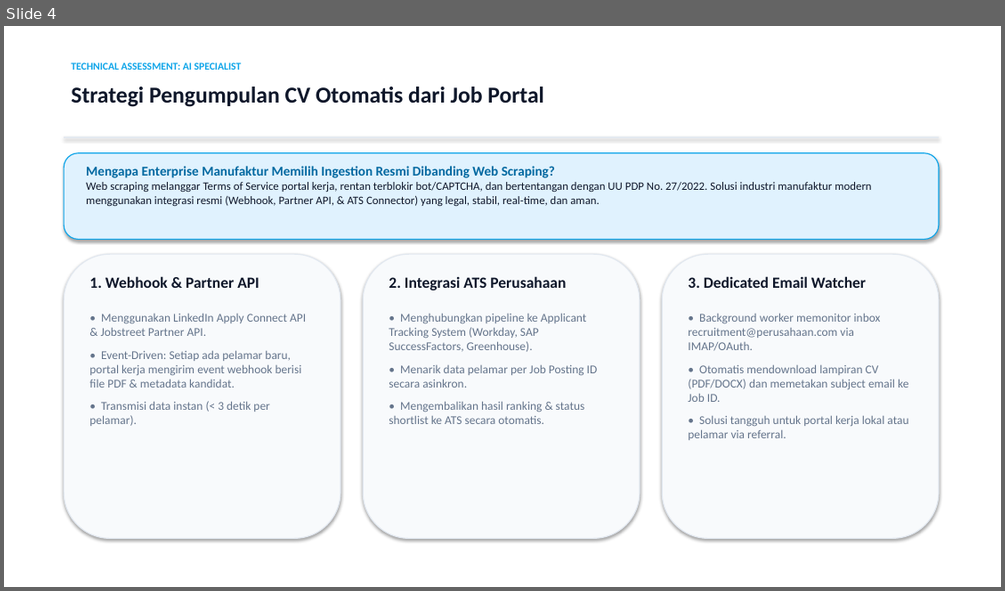
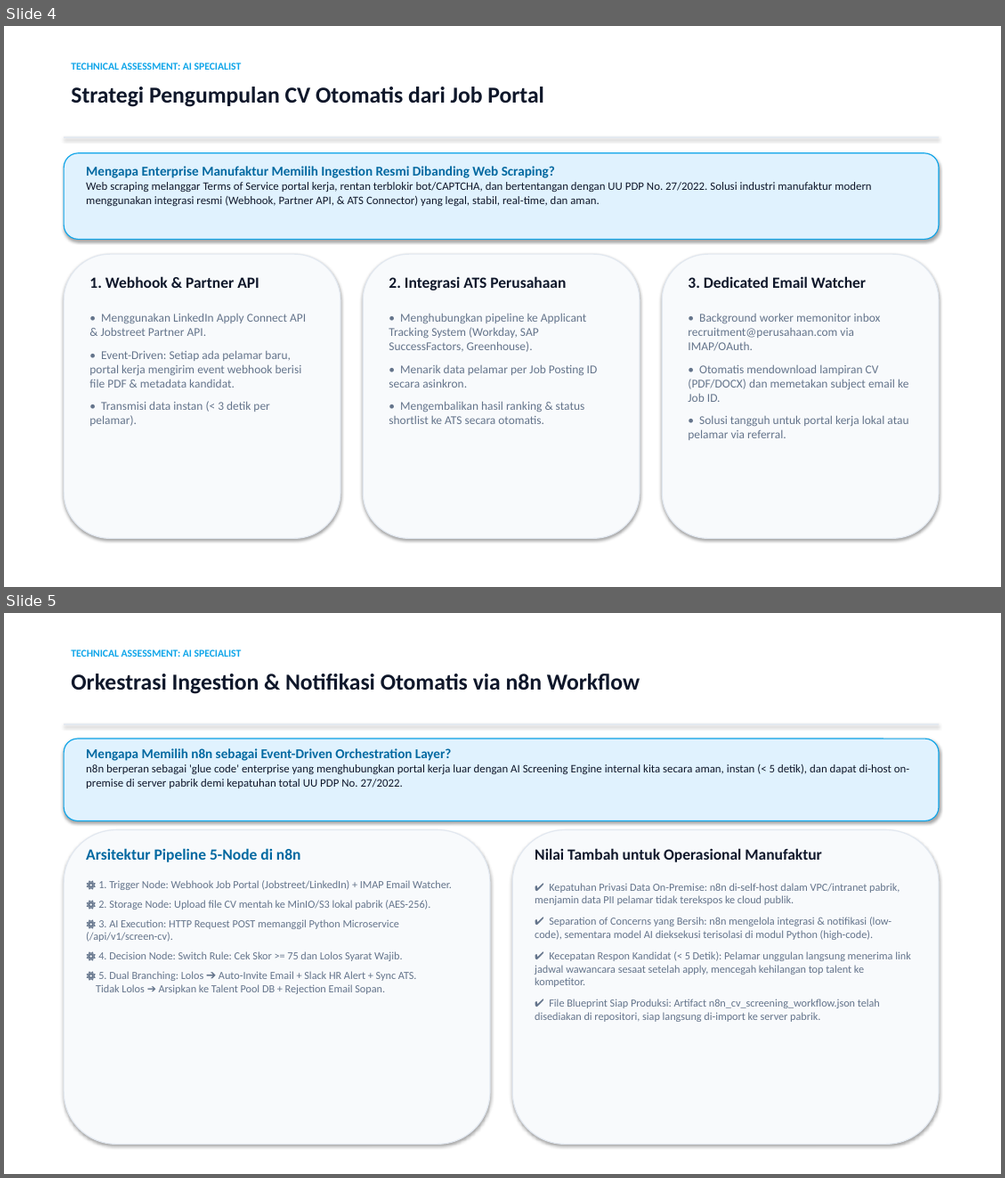
Before and after one commit to abimanyusetiadjie/ai-cv-screening-specialist, a slide deck: Presentasi_AI_CV_Screening_Specialist.pptx. Shown one above the other, each under a label of ours: slide 4 before the commit, slides 4 and 5 after it. The pictures are 1005x591 and 1005x1178 pixels, drawn with LibreOffice and Linux fonts; fonts in the diff are those of the drawing. Boxes give left, top, right and bottom in pixels: in the first picture for what was removed or moved away, otherwise in the second. Text is boxed around its words. In the diff, an @@ line names an element or a change of style, - is before the commit and + after.

```diff
--- a/Presentasi_AI_CV_Screening_Specialist.pptx
+++ b/Presentasi_AI_CV_Screening_Specialist.pptx
@@ slide 5 added at (4,613,1001,1174), background #FFFFFF @@
@@ rectangle added at (4,613,1001,1174), fill #FFFFFF @@
@@ text added at (71,649,242,657), 10 pt, text #0EA5E9, bold @@
+TECHNICAL ASSESSMENT: AI SPECIALIST
@@ text added at (71,674,639,694), 22 pt, text #0F172A, bold @@
+Orkestrasi Ingestion & Notifikasi Otomatis via n8n Workflow
@@ rectangle added at (64,723,938,725), fill #E2E8F0 @@
@@ rounded rectangle added at (64,738,938,821), fill #E0F2FE, outline #0EA5E9 1 pt @@
@@ text added at (86,748,909,788), 11 pt, text #0F172A @@
+Mengapa Memilih n8n sebagai Event-Driven Orchestration Layer?
+n8n berperan sebagai 'glue code' enterprise yang menghubungkan portal kerja luar dengan AI Screening Engine internal kita secara aman, instan (< 5 detik), dan dapat di-host on-premise di server pabrik demi kepatuhan total UU PDP No. 27/2022.
@@ rounded rectangle added at (64,830,490,1144), fill #F8FAFC, outline #E2E8F0 1 pt @@
@@ text added at (86,848,452,994), 10.5 pt, text #64748B @@
+Arsitektur Pipeline 5-Node di n8n
+⚙ 1. Trigger Node: Webhook Job Portal (Jobstreet/LinkedIn) + IMAP Email Watcher.
+⚙ 2. Storage Node: Upload file CV mentah ke MinIO/S3 lokal pabrik (AES-256).
+⚙ 3. AI Execution: HTTP Request POST memanggil Python Microservice (/api/v1/screen-cv).
+⚙ 4. Decision Node: Switch Rule: Cek Skor >= 75 dan Lolos Syarat Wajib.
+⚙ 5. Dual Branching: Lolos ➔ Auto-Invite Email + Slack HR Alert + Sync ATS.
+Tidak Lolos ➔ Arsipkan ke Talent Pool DB + Rejection Email Sopan.
@@ rounded rectangle added at (512,830,938,1144), fill #F8FAFC, outline #E2E8F0 1 pt @@
@@ text added at (534,848,911,1022), 10.5 pt, text #64748B @@
+Nilai Tambah untuk Operasional Manufaktur
+✔ Kepatuhan Privasi Data On-Premise: n8n di-self-host dalam VPC/intranet pabrik, menjamin data PII pelamar tidak terekspos ke cloud publik.
+✔ Separation of Concerns yang Bersih: n8n mengelola integrasi & notifikasi (low-code), sementara model AI dieksekusi terisolasi di modul Python (high-code).
+✔ Kecepatan Respon Kandidat (< 5 Detik): Pelamar unggulan langsung menerima link jadwal wawancara sesaat setelah apply, mencegah kehilangan top talent ke kompetitor.
+✔ File Blueprint Siap Produksi: Artifact n8n_cv_screening_workflow.json telah disediakan di repositori, siap langsung di-import ke server pabrik.
```
Also in this commit, not shown: 1 slide changed, 1 other file.
